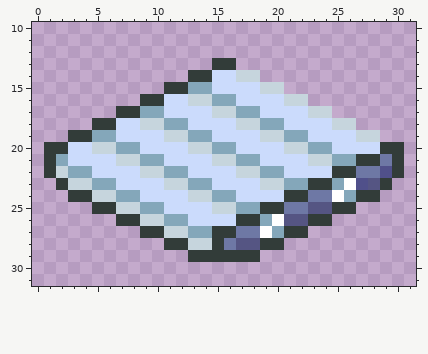
One commit to this pixel-art file: raw_assets/isometric_belts.aseprite. The picture above is the old version.
32x32 pixels, 1 frame. Shown: x 0..31, y 10..31.
After the commit:
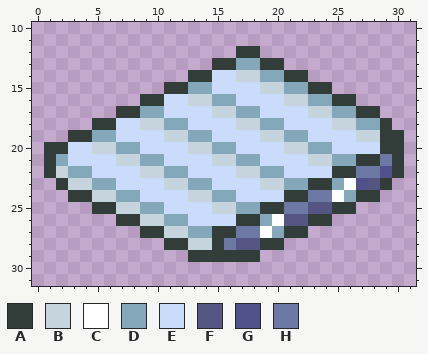
Palette (. is transparent): A #323c39  B #c6d5dd  C #ffffff  D #84a7ba  E #cbdbfc  F #555583  G #50508a  H #6e78a5
Changes in this commit:
Layer "Cube(7 7 3) #2":
Colour A is added in row 12 at x 17 to 18; in row 13 at x 19 to 20; in row 14 at x 21 to 22; in row 15 at x 23 to 24; in row 16 at x 25 to 26; in row 17 at x 27 to 28.
Colour A is added in row 18 at x 29; in row 19 at x 29 to 30.
Colour D is added in row 13 at x 17 to 18; in row 14 at x 19 to 20; in row 15 at x 21 to 22; in row 16 at x 23 to 24; in row 17 at x 25 to 26; in row 18 at x 27 to 28.
Pixel boxes of the changes (left, top, right, bottom) in both pictures:
added: (236, 46, 404, 142)
